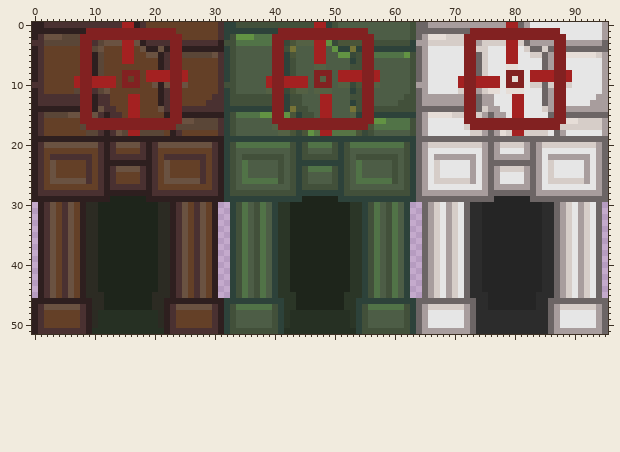
Sprite sheet -- kingslayer/resources/images/arrow_towers_red.png. Above is the file before it was changed.
The file is 96x52 pixels. Colours within 5 levels of each other are drawn and written as one.
Now the later version:
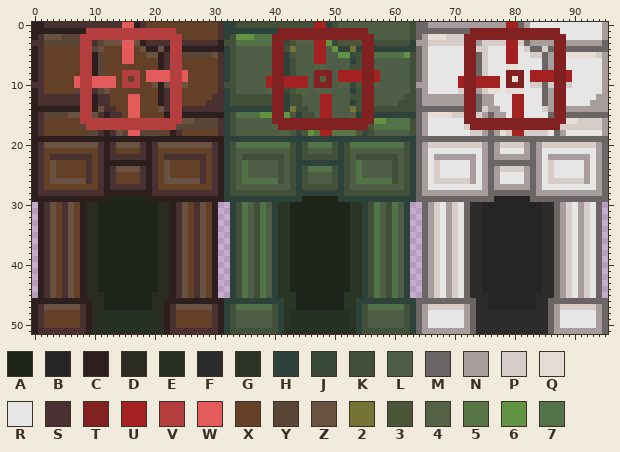
Palette (. is transparent): A #1e251b  B #252525  C #2e1f1f  D #2c2b23  E #263023  F #2c2c2c  G #2b3627  H #2d423a  J #384939  K #42503a  L #4d5d46  M #6c6565  N #a89d9d  P #d6cdc8  Q #e6ddd7  R #e6e6e6  S #4a3131  T #822121  U #a42121  V #b53f3f  W #e35b5b  X #644027  Y #5a4637  Z #6a5241  2 #767337  3 #4a5539  4 #546144  5 #577445  6 #629343  7 #517347
Changes in this commit:
{"y":0,"x":15,"old":"UU","new":"WW"}
{"y":1,"x":9,"old":"TTTTTTTTTTTTTTT","new":"VVVVVVVVVVVVVVV"}
{"y":2,"x":8,"old":"TTTTTTTTTTTTTTTTT","new":"VVVVVVVVVVVVVVVVV"}
{"y":3,"x":8,"old":"TT","new":"VV"}
{"y":3,"x":15,"old":"UU","new":"WW"}
{"y":3,"x":23,"old":"TT","new":"VV"}
{"y":4,"x":8,"old":"TT","new":"VV"}
{"y":4,"x":15,"old":"UU","new":"WW"}
{"y":4,"x":23,"old":"TT","new":"VV"}
{"y":5,"x":8,"old":"TT","new":"VV"}
{"y":5,"x":15,"old":"UU","new":"WW"}
{"y":5,"x":23,"old":"TT","new":"VV"}
{"y":6,"x":8,"old":"TT","new":"VV"}
{"y":6,"x":15,"old":"UU","new":"WW"}
{"y":6,"x":23,"old":"TT","new":"VV"}
{"y":7,"x":8,"old":"TT","new":"VV"}
{"y":7,"x":23,"old":"TT","new":"VV"}
{"y":8,"x":8,"old":"TT","new":"VV"}
{"y":8,"x":15,"old":"TTT","new":"VVV"}
{"y":8,"x":19,"old":"UUUUTTU","new":"WWWWVVW"}
{"y":9,"x":7,"old":"UTTUUUU","new":"WVVWWWW"}
{"y":9,"x":15,"old":"T","new":"V"}
{"y":9,"x":17,"old":"T","new":"V"}
{"y":9,"x":19,"old":"UUUUTTU","new":"WWWWVVW"}
{"y":10,"x":7,"old":"UTTUUUU","new":"WVVWWWW"}
{"y":10,"x":15,"old":"TTT","new":"VVV"}
{"y":10,"x":23,"old":"TT","new":"VV"}
{"y":11,"x":8,"old":"TT","new":"VV"}
{"y":11,"x":23,"old":"TT","new":"VV"}
{"y":12,"x":8,"old":"TT","new":"VV"}
{"y":12,"x":16,"old":"UU","new":"WW"}
{"y":12,"x":23,"old":"TT","new":"VV"}
{"y":13,"x":8,"old":"TT","new":"VV"}
{"y":13,"x":16,"old":"UU","new":"WW"}
{"y":13,"x":23,"old":"TT","new":"VV"}
{"y":14,"x":8,"old":"TT","new":"VV"}
{"y":14,"x":16,"old":"UU","new":"WW"}
{"y":14,"x":23,"old":"TT","new":"VV"}
{"y":15,"x":8,"old":"TT","new":"VV"}
{"y":15,"x":16,"old":"UU","new":"WW"}
{"y":15,"x":23,"old":"TT","new":"VV"}
{"y":16,"x":8,"old":"TTTTTTTTTTTTTTTTT","new":"VVVVVVVVVVVVVVVVV"}
{"y":17,"x":9,"old":"TTTTTTTTTTTTTTT","new":"VVVVVVVVVVVVVVV"}
{"y":18,"x":16,"old":"UU","new":"WW"}
